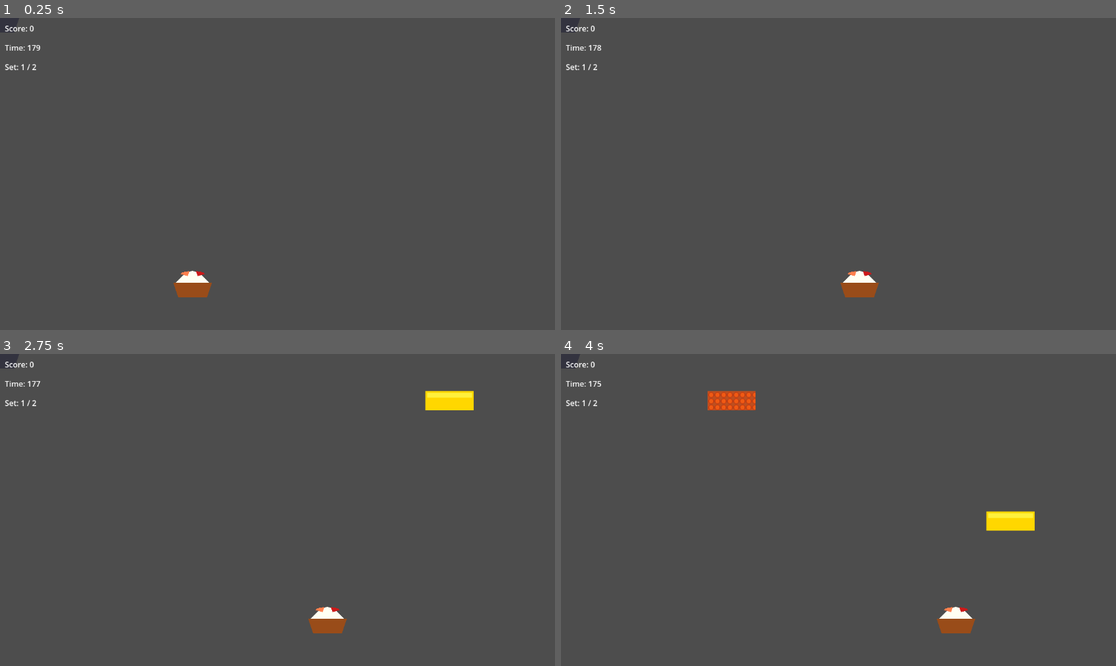
Above: before the commit, frames 1-4 (two rows, left to right).
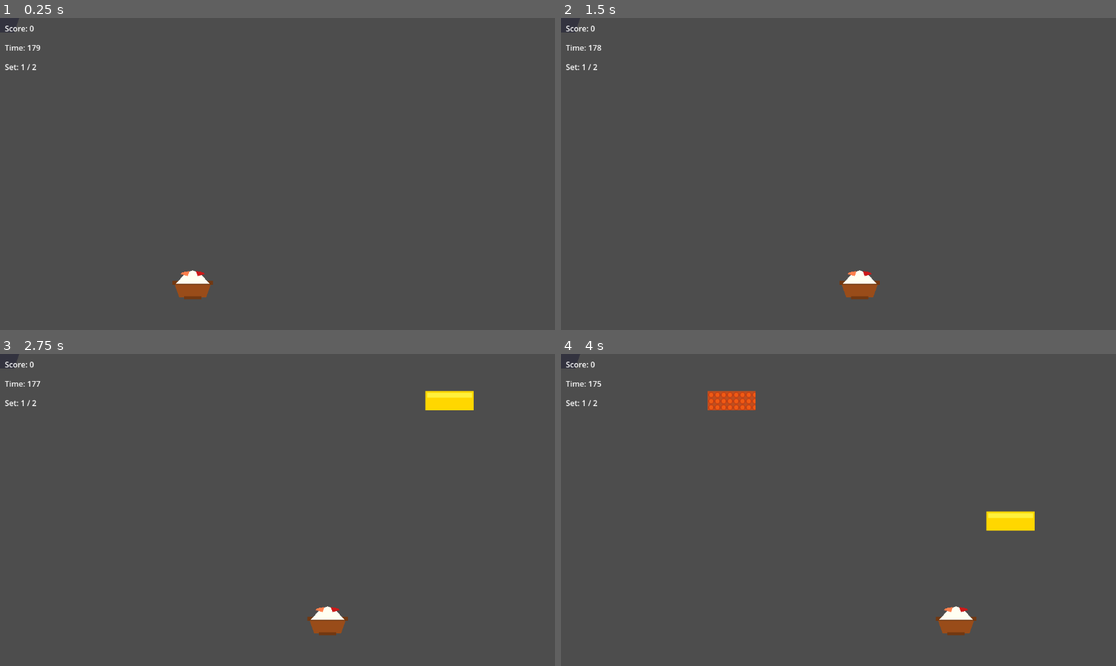
Above: after the commit, the same moments.

Repository: matz3ix/godot-kaisendon-game
Game: Godot game, scene res://scenes/main.tscn
Two runs of this game, one before a commit and one after it. Both use one fixed random seed, a clock stepped at 60 frames per second and the inputs below.
Inputs:
- Up to frame 1 (0.25 s): no input
- Up to frame 2 (1.5 s): tap Enter (ui_accept) at 0.5, 0.77 s; hold Right (ui_right) 0.53-1.28 s; hold Left (ui_left) from 1.28 s (still down)
- Up to frame 3 (2.75 s): tap Enter (ui_accept) at 1.52 s; release Left (ui_left) at 2.03 s; hold Right (ui_right) from 2.03 s (still down)
- Up to frame 4 (4 s): tap Enter (ui_accept) at 3.02, 3.77 s; release Right (ui_right) at 3.53 s; hold Left (ui_left) from 3.53 s (still down)

The runs differ from the first frame. In frame 1, 0.1% of the frame differs, in the area x 31-39%, y 80-91%; in frame 2, 0.1%; in frame 3, 0.1%; in frame 4, 0.1%, in the area x 67-75%, y 80-91%.

Commit message:
Fix get_viewport_rect() API calls and enhance donburi bowl appearance
Agent-Logs-Url: https://github.com/matz3ix/godot-kaisendon-game/sessions/52938897-eaba-425e-8c7d-e170bd25fc43

Co-authored-by: matz3ix <272076181+matz3ix@users.noreply.github.com>

Diff:
--- a/scenes/player_1.tscn
+++ b/scenes/player_1.tscn
@@ -12,11 +12,19 @@
 shape = SubResource("RectangleShape2D_p1")
 
 [node name="Bowl" type="Polygon2D" parent="."]
-polygon = PackedVector2Array(-40, 0, 40, 0, 30, 30, -30, 30)
+polygon = PackedVector2Array(-38, 2, 38, 2, 28, 30, -28, 30)
 color = Color(0.6, 0.3, 0.1, 1.0)
 
+[node name="BowlRim" type="Polygon2D" parent="."]
+polygon = PackedVector2Array(-42, -4, 42, -4, 42, 4, -42, 4)
+color = Color(0.45, 0.22, 0.07, 1.0)
+
+[node name="BowlBase" type="Polygon2D" parent="."]
+polygon = PackedVector2Array(-18, 28, 18, 28, 18, 34, -18, 34)
+color = Color(0.45, 0.22, 0.07, 1.0)
+
 [node name="Rice" type="Polygon2D" parent="."]
-polygon = PackedVector2Array(-35, 0, -15, -20, 0, -25, 15, -20, 35, 0)
+polygon = PackedVector2Array(-35, 2, -15, -20, 0, -26, 15, -20, 35, 2)
 color = Color(1.0, 1.0, 0.95, 1.0)
 
 [node name="Salmon" type="Polygon2D" parent="."]
--- a/src/main.gd
+++ b/src/main.gd
@@ -48,7 +48,7 @@
 		_end_set()
 
 func _spawn_rice_bowl() -> void:
-	var screen_x: float = get_viewport_rect().size.x
+	var screen_x: float = get_viewport().get_visible_rect().size.x
 	var bowl = rice_bowl_scene.instantiate()
 	bowl.set_size_type(randi() % 3)
 	bowl.position.x = randf_range(50.0, screen_x - 50.0)
--- a/src/obstacle.gd
+++ b/src/obstacle.gd
@@ -15,5 +15,5 @@
 
 func _process(delta: float) -> void:
 	position.y += FALL_SPEED * delta
-	if position.y > get_viewport_rect().size.y + 50.0:
+	if position.y > get_viewport().get_visible_rect().size.y + 50.0:
 		queue_free()
--- a/src/rice_bowl.gd
+++ b/src/rice_bowl.gd
@@ -31,5 +31,5 @@
 
 func _process(delta: float) -> void:
 	position.y += FALL_SPEED * delta
-	if position.y > get_viewport_rect().size.y + 100.0:
+	if position.y > get_viewport().get_visible_rect().size.y + 100.0:
 		queue_free()
